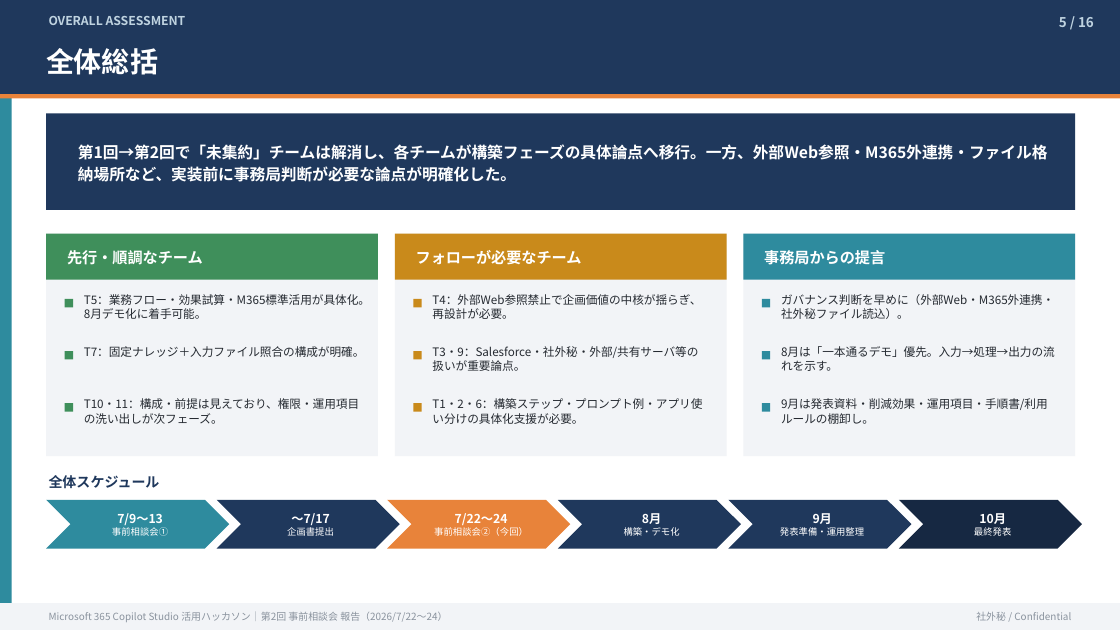
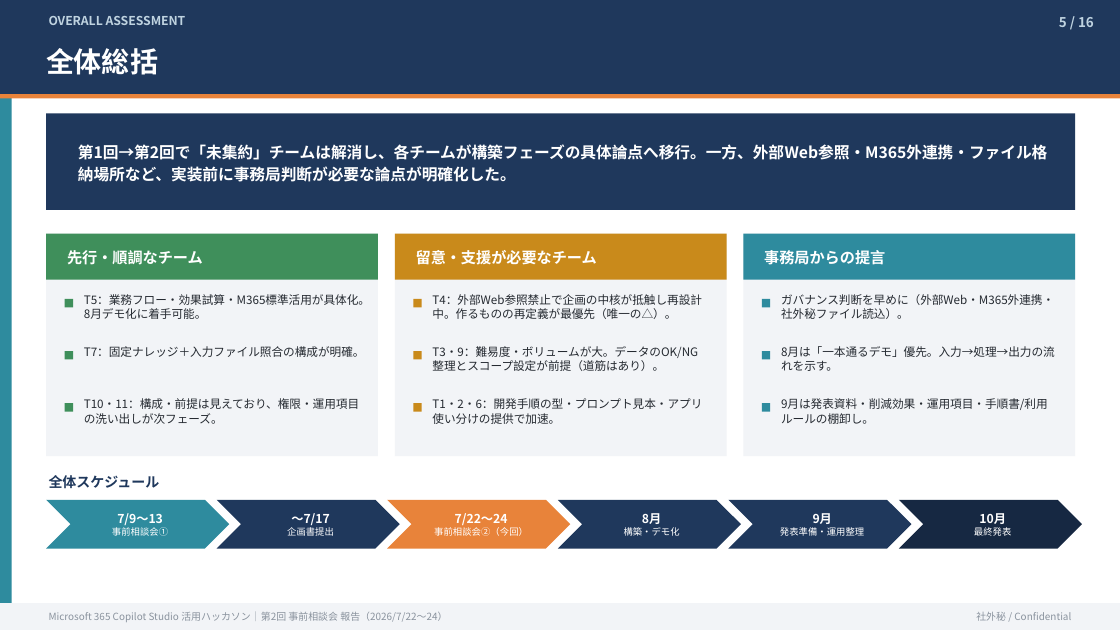
Before and after one commit to takuyanakamura881awc-beep/awc-naka881-repo, a slide deck: slide 5 of reports/CopilotStudio_ハッカソン_事前相談会②_状況報告_20260724.pptx. Drawn at 1120x630 pixels with LibreOffice and Linux fonts; fonts in the diff are those of the drawing. Boxes give left, top, right and bottom in pixels: in the first picture for what was removed or moved away, otherwise in the second. Text is boxed around its words. In the diff, an @@ line names an element or a change of style, - is before the commit and + after.

```diff
--- a/reports/CopilotStudio_ハッカソン_事前相談会②_状況報告_20260724.pptx
+++ b/reports/CopilotStudio_ハッカソン_事前相談会②_状況報告_20260724.pptx
@@ text at bbox=[416, 250, 597, 265]: text changed @@
-フォローが必要なチーム
+留意・支援が必要なチーム
@@ text at bbox=[432, 294, 702, 319]: text changed @@
-T4：外部Web参照禁止で企画価値の中核が揺らぎ、再設計が必要。
+T4：外部Web参照禁止で企画の中核が抵触し再設計中。作るものの再定義が最優先（唯一の△）。
@@ text at bbox=[432, 346, 698, 371]: text changed @@
-T3・9：Salesforce・社外秘・外部/共有サーバ等の扱いが重要論点。
+T3・9：難易度・ボリュームが大。データのOK/NG整理とスコープ設定が前提（道筋はあり）。
@@ text at bbox=[432, 398, 702, 424]: text changed @@
-T1・2・6：構築ステップ・プロンプト例・アプリ使い分けの具体化支援が必要。
+T1・2・6：開発手順の型・プロンプト見本・アプリ使い分けの提供で加速。
```
Also in this commit, not shown: 13 other slides changed, 1 other file.
